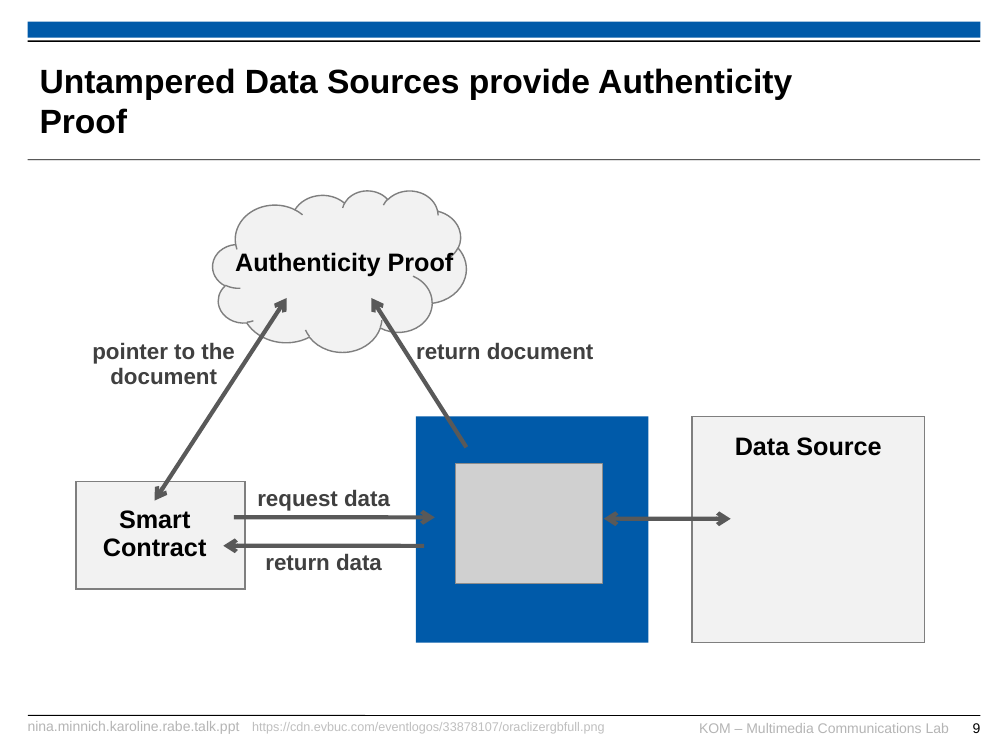
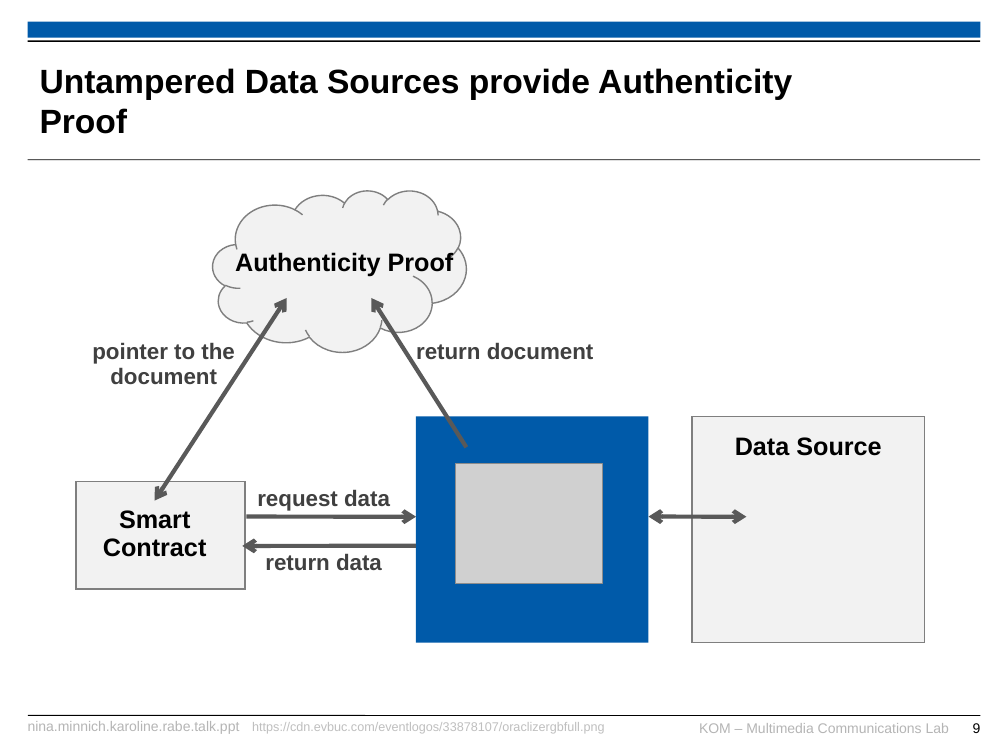
Before and after one commit to karopp/AFTIR, a slide deck: slide 9 of Nina.Minnich.Karoline.Rabe.talk.ppt. Drawn at 1008x756 pixels with LibreOffice and Linux fonts; fonts in the diff are those of the drawing; grey boxes stand for pictures; background and template pictures are left out. Boxes give left, top, right and bottom in pixels: in the first picture for what was removed or moved away, otherwise in the second. Text is boxed around its words. In the diff, an @@ line names an element or a change of style, - is before the commit and + after.

```diff
--- a/Nina.Minnich.Karoline.Rabe.talk.ppt
+++ b/Nina.Minnich.Karoline.Rabe.talk.ppt
@@ arrow moved from (234, 517) - (434, 517) to (246, 516) - (416, 517) @@
@@ double arrow moved from (604, 519) - (731, 519) to (648, 516) - (746, 517) @@
@@ arrow moved from (424, 546) - (223, 545) to (416, 545) - (242, 546) @@
```
Also in this commit, not shown: 3 other slides changed.
